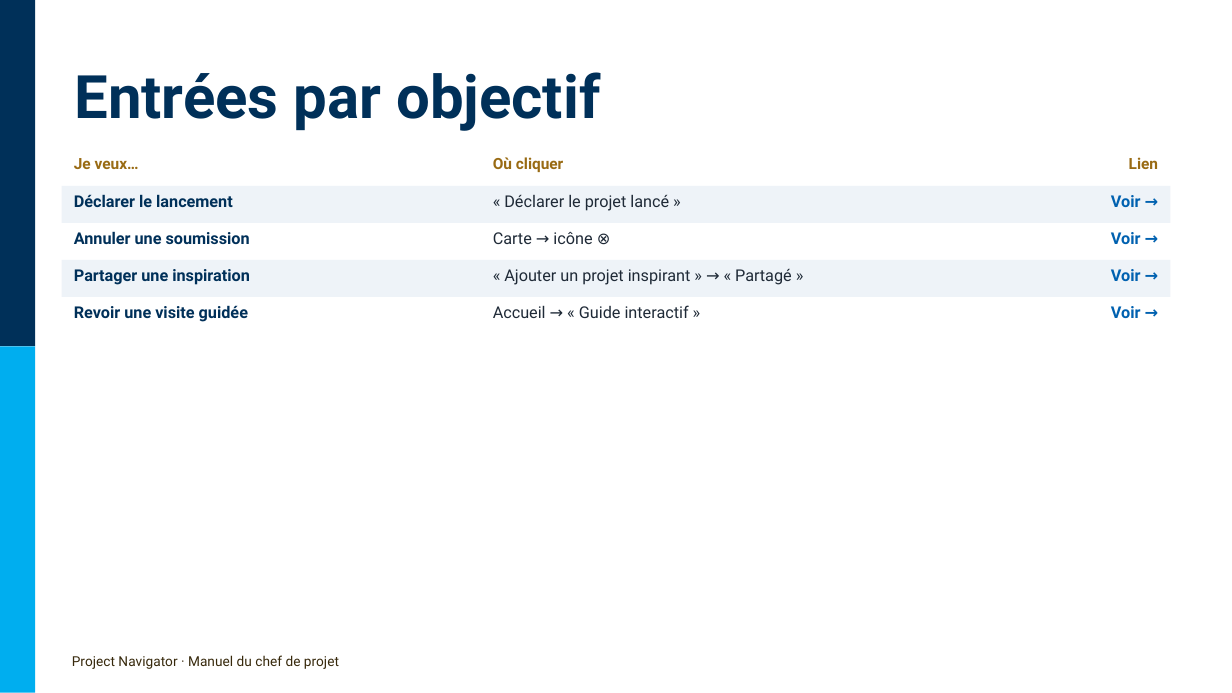
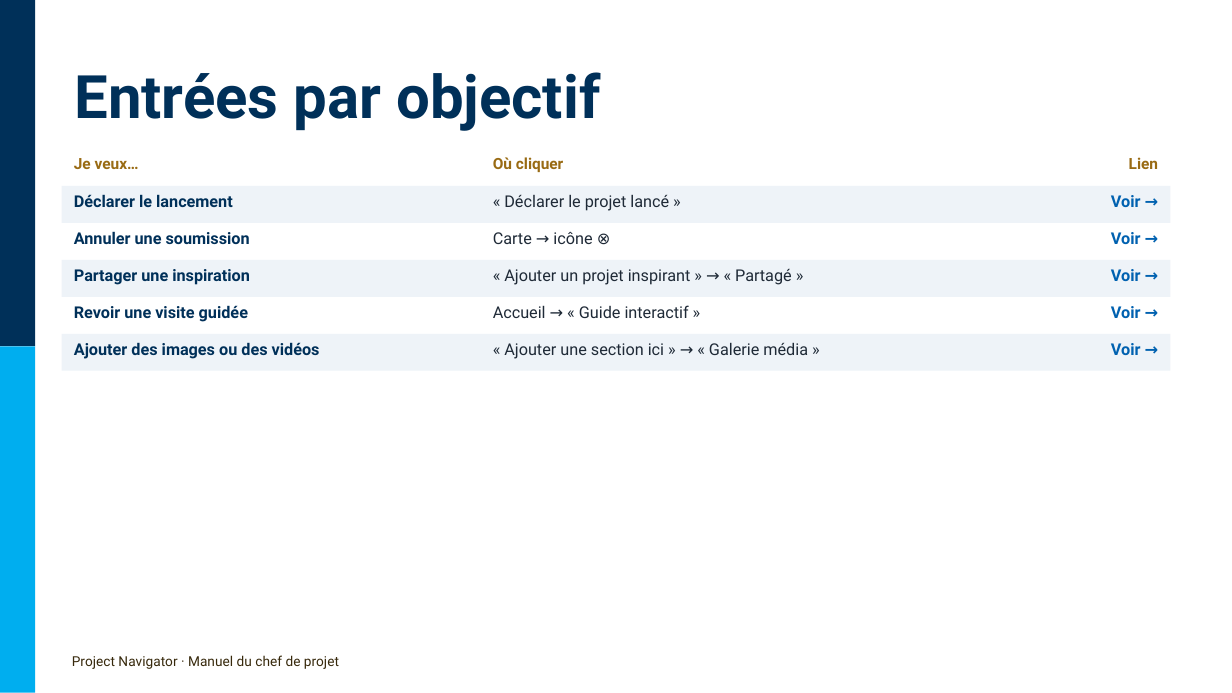
Before and after one commit to antoinelmariel-ux/ProjectNavigator, a slide deck: slide 6 of docs/Project Navigator _ Manuel Chef de Project.pptx. Drawn at 1232x693 pixels with LibreOffice and Linux fonts; fonts in the diff are those of the drawing; background and template pictures are left out. Boxes give left, top, right and bottom in pixels: in the first picture for what was removed or moved away, otherwise in the second. Text is boxed around its words. In the diff, an @@ line names an element or a change of style, - is before the commit and + after.

```diff
--- a/docs/Project Navigator _ Manuel Chef de Project.pptx
+++ b/docs/Project Navigator _ Manuel Chef de Project.pptx
@@ rectangle added at [62,334,1170,371], fill #EEF3F8 @@
@@ text added at [74,342,320,359], 9.5 pt, text #003059, bold @@
+Ajouter des images ou des vidéos
@@ text added at [504,343,808,359], 9.5 pt, text #1F2A37 @@
+« Ajouter une section ici » → « Galerie média »
@@ text added at [1111,343,1141,355], 9.5 pt, text #0061B0, bold @@
+Voir →
```
Also in this commit, not shown: 3 other slides changed, 1 slide added.
